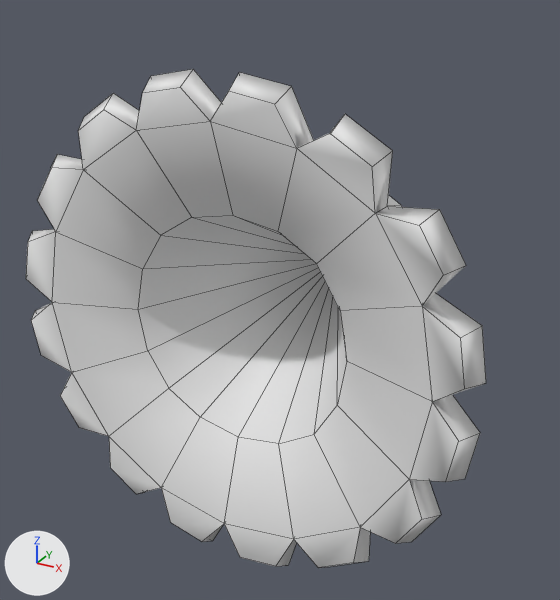
Renders of the OBJ model Assets/Master/Models/sunflower_squat.obj from each side of a commit.
Camera for both pictures: a camera (50 mm lens) standing at (0.165, -0.377, 0.15) and looking at (-0.006, -0.066, -0.005). The lights are fixed; the arrows at lower left show +X, +Y and +Z. Mesh edges are drawn as thin lines. Where no turn or scale is listed for an object, it has been applied to the vertices. Vertices at the same position are counted once.

Objects in the first picture: 'sunflower_squat'.
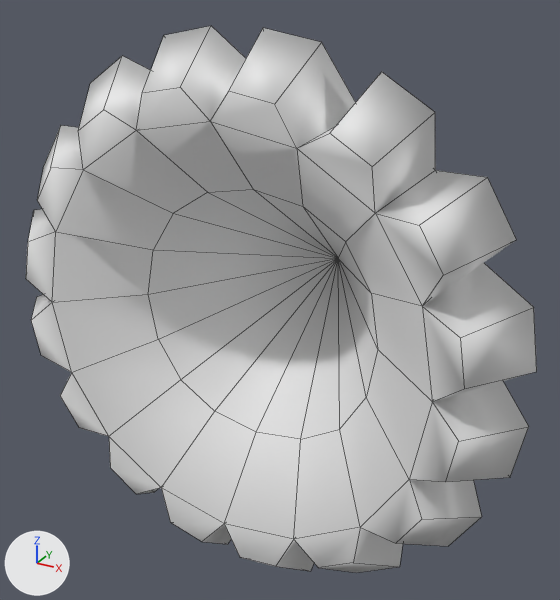
Patch to the scene script:
```diff
--- a/Assets/Master/Models/sunflower_squat.obj.py
+++ b/Assets/Master/Models/sunflower_squat.obj.py
@@ me_sunflower_squat @@
 # used by ob_sunflower_squat; location = (0.0, 0.0, 0.0)
-me_sunflower_squat.from_pydata(...)  # 162 vertices, 176 faces; spans x -0.112..0.113, y -0.135..0.015, z -0.113..0.112
+me_sunflower_squat.from_pydata(...)  # 162 vertices, 176 faces; spans x -0.126..0.127, y -0.135..0.015, z -0.127..0.127
+# me_sunflower_squat part 1: 48 of 162 vertices moved; they spanned x -0.112..0.113, y -0.127..-0.107, z -0.113..0.112 and now span x -0.126..0.127, y -0.112..-0.077, z -0.127..0.127; mean shift (0.0, 0.02, 0.0); largest move (-0.063, -0.107, 0.063) -> (-0.071, -0.077, 0.071)
+# me_sunflower_squat part 2: all 16 vertices in x -0.053..0.054, y -0.118..-0.116, z -0.054..0.054 are scaled about their middle by 1.13, then moved by (0.0, 0.016, 0.0)
```

Location of each change, [x1, y1, x2, y2] in pixels of the pictures (560 x 600 px; the box of a moved part takes in the faces that stretch with it):
'sunflower_squat', reshaped (11% wider, 10% taller): before [26, 69, 486, 568]; after [26, 26, 537, 573]
part 1 of me_sunflower_squat, moved or reshaped: before [28, 69, 486, 568]; after [28, 26, 537, 573]
part 2 of me_sunflower_squat, moved or reshaped: [53, 121, 432, 539] in both
